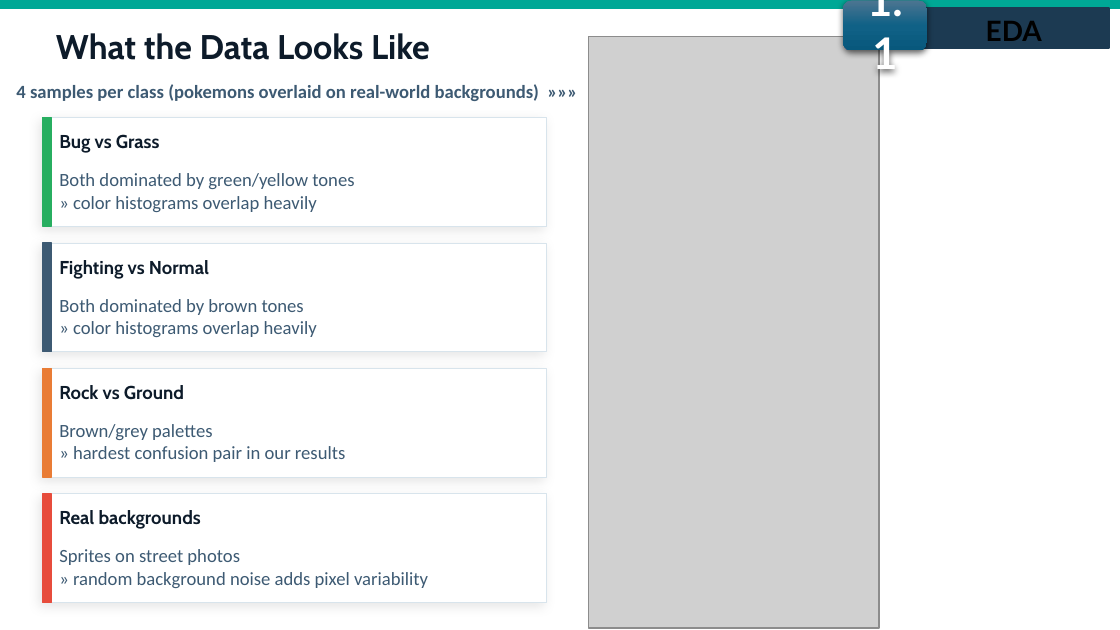
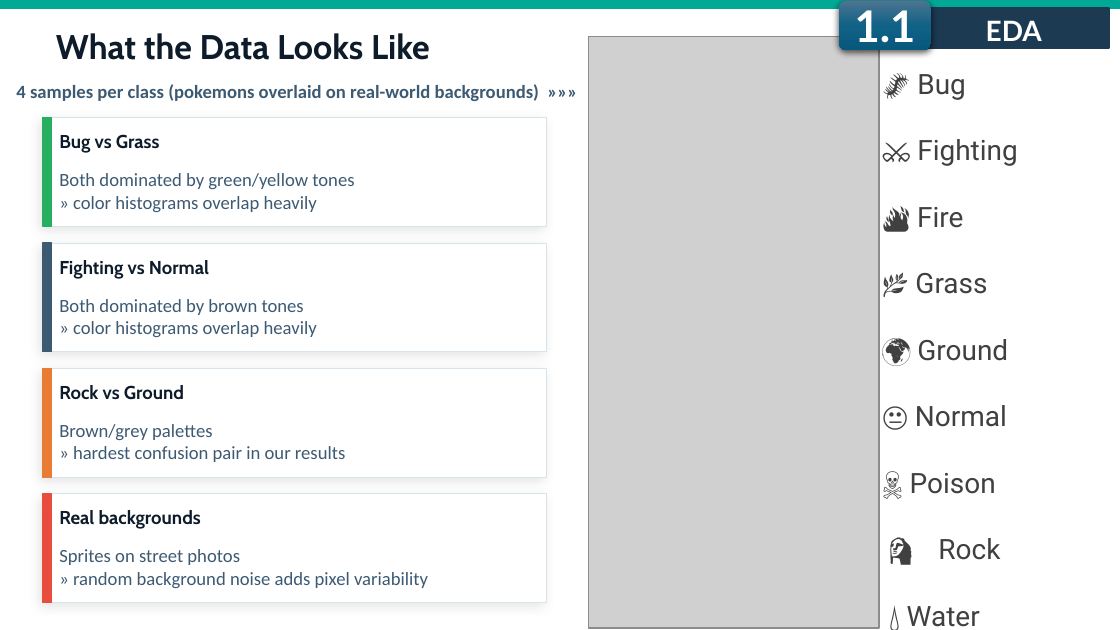
Before and after one commit to fmssilva/DL_Proj, a slide deck: slide 8 of assignment_1/task3/Task3_report.pptx. Drawn at 1120x630 pixels with LibreOffice and Linux fonts; fonts in the diff are those of the drawing; grey boxes stand for pictures. Boxes give left, top, right and bottom in pixels: in the first picture for what was removed or moved away, otherwise in the second. Text is boxed around its words. In the diff, an @@ line names an element or a change of style, - is before the commit and + after.

```diff
--- a/assignment_1/task3/Task3_report.pptx
+++ b/assignment_1/task3/Task3_report.pptx
@@ rounded rectangle "1.1": place and size @@
-rounded rectangle "1.1" at bbox=[843, 0, 927, 50]
+rounded rectangle "1.1" at bbox=[839, 0, 931, 50]
@@ rectangle "EDA" at bbox=[918, 8, 1109, 48]: text colour #000000 to #FFFFFF @@
@@ text added at bbox=[907, 74, 1017, 627], 18 pt, text #404040 @@
+🐛 Bug
+⚔️ Fighting
+🔥 Fire
+🌿 Grass
+🌍 Ground
+😐 Normal
+☠️ Poison
+🗿 Rock
+💧 Water
```
Also in this commit, not shown: 6 other slides changed.
